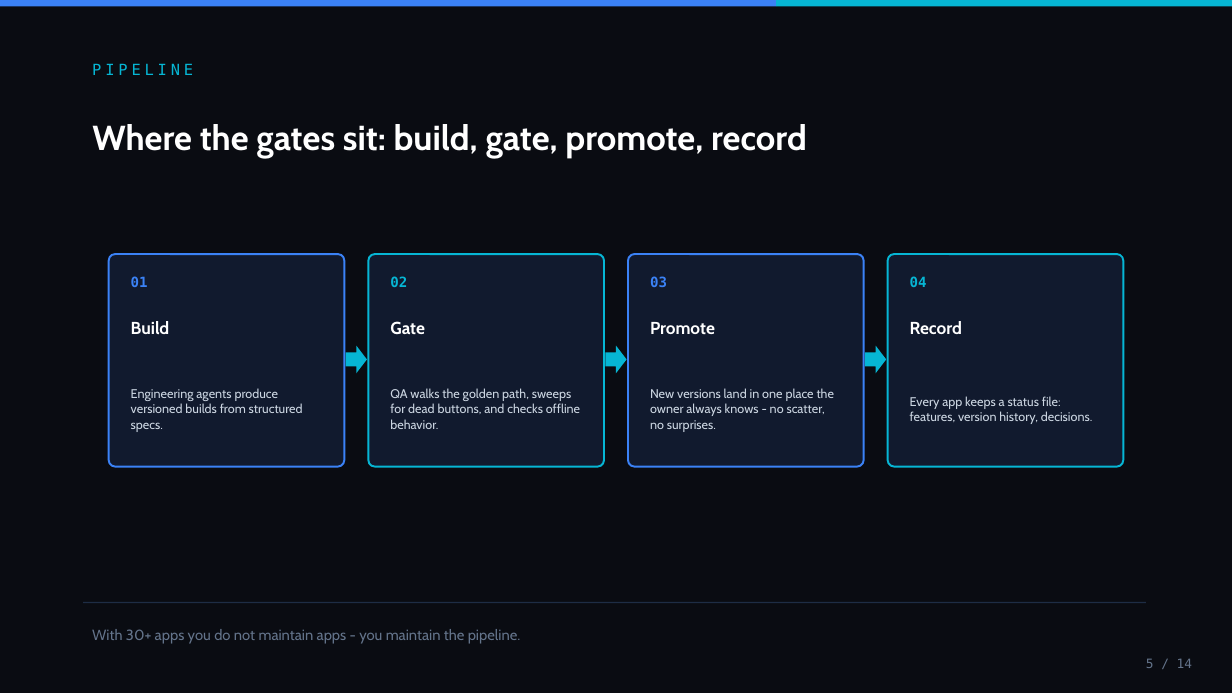
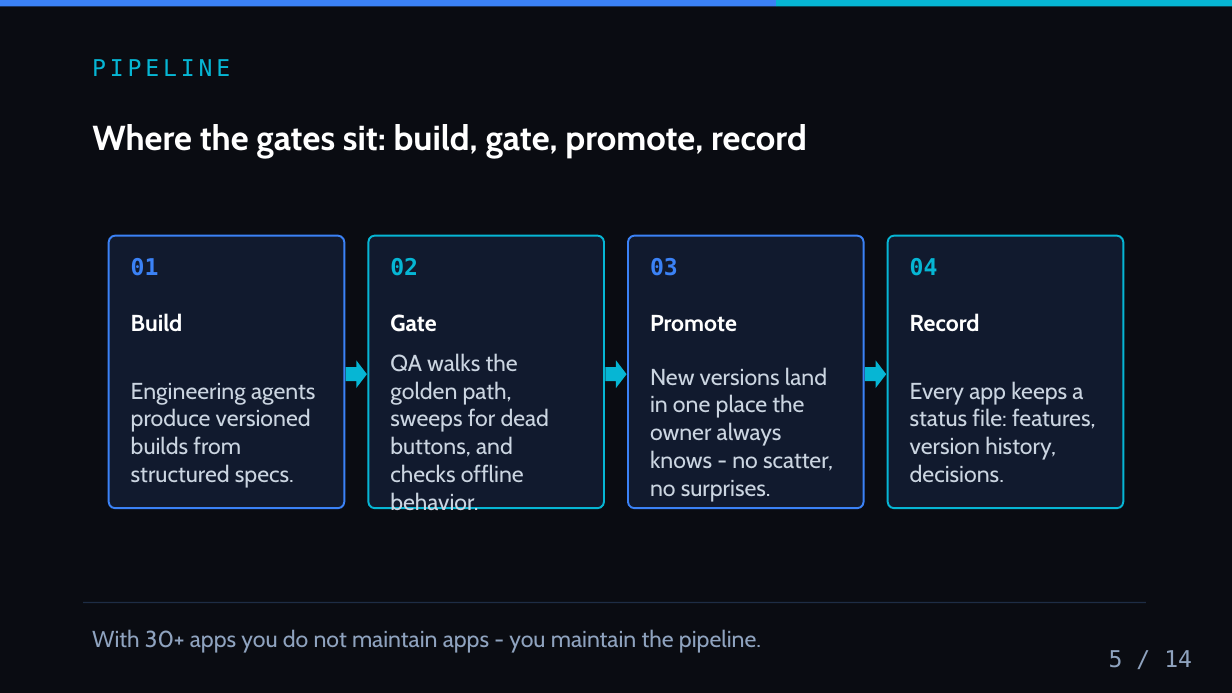
Before and after one commit to rezalianvatiady/rezalianvatiady.github.io, a slide deck: slide 5 of decks/quality-gates.pptx. Drawn at 1232x693 pixels with LibreOffice and Linux fonts; fonts in the diff are those of the drawing. Boxes give left, top, right and bottom in pixels: in the first picture for what was removed or moved away, otherwise in the second. Text is boxed around its words. In the diff, an @@ line names an element or a change of style, - is before the commit and + after.

```diff
--- a/decks/quality-gates.pptx
+++ b/decks/quality-gates.pptx
@@ text "PIPELINE" at [92, 59, 230, 76]: size 12 to 18 pt @@
@@ rounded rectangle: place and size @@
-rounded rectangle at [109, 254, 345, 467]
+rounded rectangle at [109, 236, 345, 508]
@@ rounded rectangle: place and size @@
-rounded rectangle at [369, 254, 604, 467]
+rounded rectangle at [369, 236, 604, 508]
@@ rounded rectangle: place and size @@
-rounded rectangle at [628, 254, 864, 467]
+rounded rectangle at [628, 236, 864, 508]
@@ proportions changed in 4 elements at [109, 236, 345, 508], [369, 236, 604, 508], [628, 236, 864, 508], [888, 236, 1124, 508] @@
@@ rounded rectangle: place and size @@
-rounded rectangle at [888, 254, 1124, 467]
+rounded rectangle at [888, 236, 1124, 508]
@@ text "01": place and size @@
-text "01" at [131, 276, 148, 287]
+text "01" at [131, 258, 159, 276]
@@ text "02": place and size @@
-text "02" at [390, 276, 407, 287]
+text "02" at [390, 258, 418, 276]
@@ text "03": place and size @@
-text "03" at [650, 276, 667, 287]
+text "03" at [650, 258, 678, 276]
@@ size 11 to 18 pt in 4 elements at [131, 258, 159, 276], [390, 258, 418, 276], [650, 258, 678, 276], [910, 258, 938, 276] @@
@@ text "04": place and size @@
-text "04" at [910, 276, 927, 287]
+text "04" at [910, 258, 938, 276]
@@ text "Build": place and size @@
-text "Build" at [131, 321, 170, 334]
+text "Build" at [131, 313, 183, 332]
@@ text "Gate": place and size @@
-text "Gate" at [390, 321, 425, 335]
+text "Gate" at [390, 314, 436, 332]
@@ text "Promote": place and size @@
-text "Promote" at [650, 322, 715, 334]
+text "Promote" at [650, 315, 737, 332]
@@ size 13.5 to 18 pt in 4 elements at [131, 313, 183, 332], [390, 314, 436, 332], [650, 315, 737, 332], [910, 313, 980, 332] @@
@@ text "Record": place and size @@
-text "Record" at [910, 321, 962, 334]
+text "Record" at [910, 313, 980, 332]
@@ 3 right arrows: place and size @@
-3 right arrows at [346, 346, 886, 373]
+3 right arrows at [346, 360, 886, 388]
@@ size 9.8 to 18 pt in 4 elements at [131, 383, 315, 488], [390, 353, 550, 510], [650, 367, 833, 502], [910, 381, 1096, 482] @@
@@ text "With 30+ apps you do ..." at [92, 629, 761, 653]: size 11.5 to 18 pt, text colour #64748B to #8FA3BF @@
@@ text "5 / 14": place and size @@
-text "5 / 14" at [1146, 658, 1192, 668]
+text "5 / 14" at [1109, 650, 1192, 668]
@@ text "5 / 14" at [1109, 650, 1192, 668]: size 10 to 18 pt, text colour #64748B to #8FA3BF @@
```
Also in this commit, not shown: 13 other slides changed, 20 other files.
